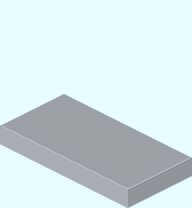
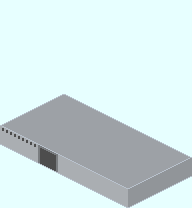
Layer changes from the first 192x208 image to the second:
painted on "Top" over [2, 128, 58, 172]
